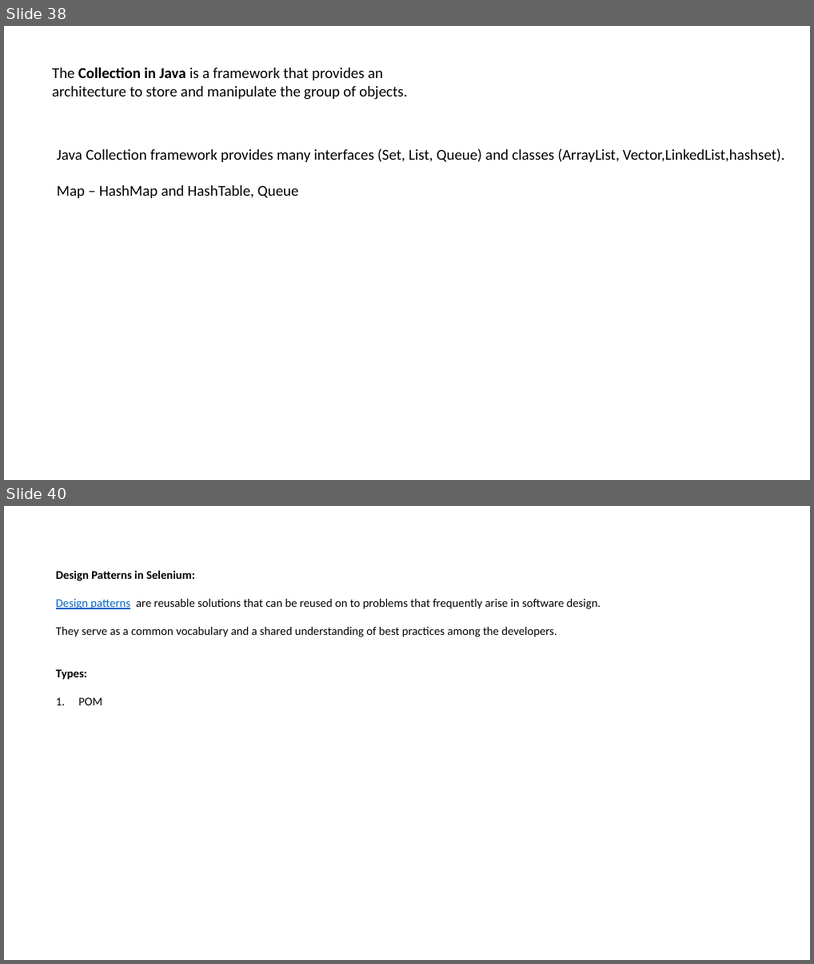
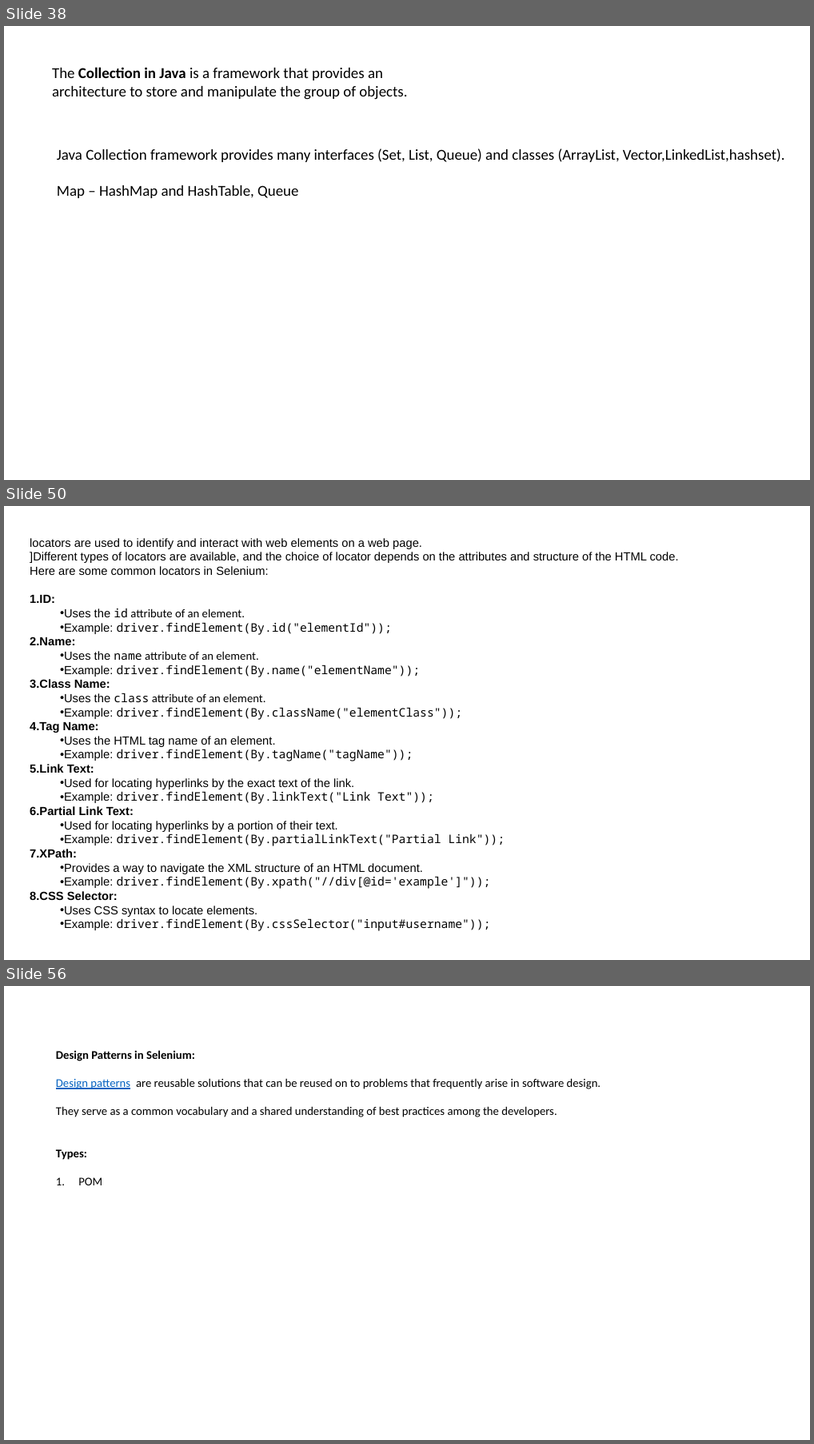
Before and after one commit to SoorajSundar1505/seleniumTraining, a slide deck: Selenium.pptx. Shown one above the other, each under a label of ours: slides 38 and 40 before the commit, slides 38, 50 and 56 after it; the slides between them are not shown. The pictures are 814x964 and 814x1444 pixels, drawn with LibreOffice and Linux fonts; fonts in the diff are those of the drawing. Boxes give left, top, right and bottom in pixels: in the first picture for what was removed or moved away, otherwise in the second. Text is boxed around its words. In the diff, an @@ line names an element or a change of style, - is before the commit and + after.

```diff
--- a/Selenium.pptx
+++ b/Selenium.pptx
@@ slide 50 added at (4,506,810,960), background #FFFFFF @@
@@ text added at (30,538,679,931), 14 pt, text #000000 @@
+locators are used to identify and interact with web elements on a web page.
+]Different types of locators are available, and the choice of locator depends on the attributes and structure of the HTML code.
+Here are some common locators in Selenium:
+1. ID:
+  • Uses the id attribute of an element.
+  • Example: driver.findElement(By.id("elementId"));
+2. Name:
+  • Uses the name attribute of an element.
+  • Example: driver.findElement(By.name("elementName"));
+3. Class Name:
+  • Uses the class attribute of an element.
+  • Example: driver.findElement(By.className("elementClass"));
+4. Tag Name:
+  • Uses the HTML tag name of an element.
+  • Example: driver.findElement(By.tagName("tagName"));
+5. Link Text:
+  • Used for locating hyperlinks by the exact text of the link.
+  • Example: driver.findElement(By.linkText("Link Text"));
+6. Partial Link Text:
+  • Used for locating hyperlinks by a portion of their text.
+  • Example: driver.findElement(By.partialLinkText("Partial Link"));
+7. XPath:
+  • Provides a way to navigate the XML structure of an HTML document.
+  • Example: driver.findElement(By.xpath("//div[@id='example']"));
+8. CSS Selector:
+  • Uses CSS syntax to locate elements.
+  • Example: driver.findElement(By.cssSelector("input#username"));
@@ what was slide 40 is now slide 56 @@
```
Also in this commit, not shown: 1 slide changed, 15 other slides added.
